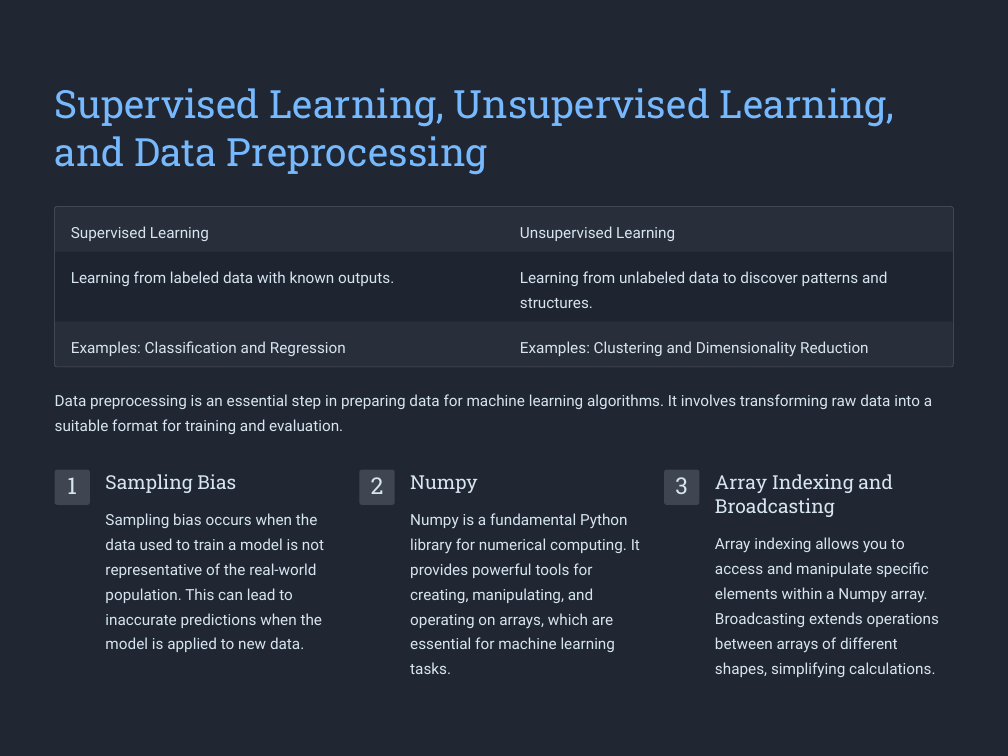
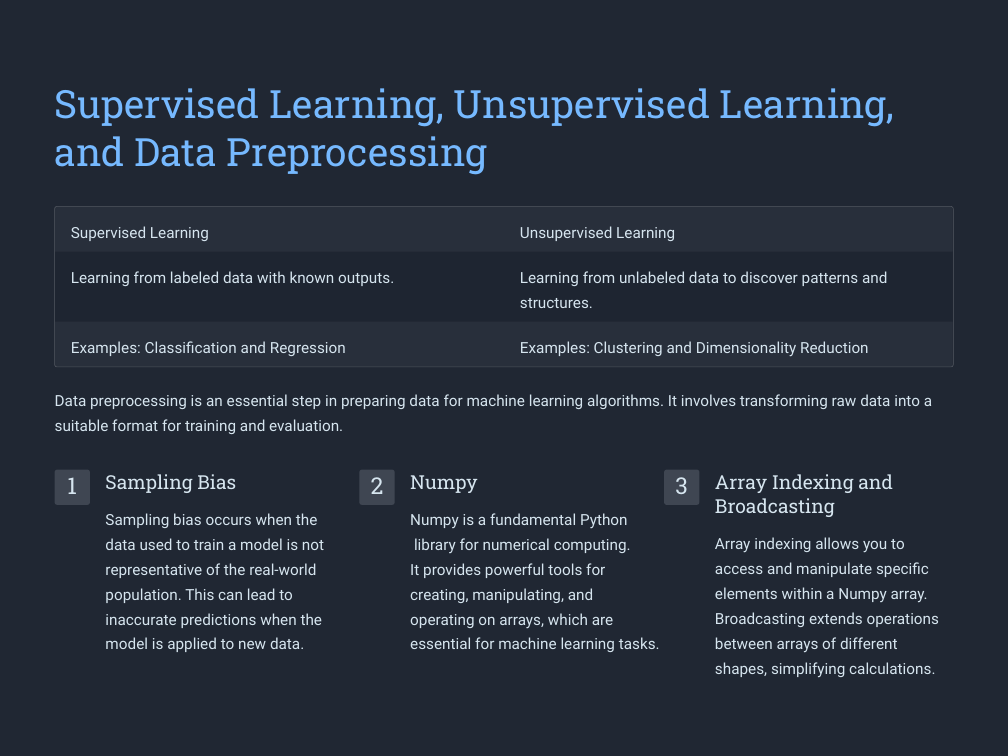
Before and after one commit to Juneory/THU_Learning, a slide deck: slide 5 of Orientaition/Navigating-the-World-of-Machine-Learning-and-Deep-Learning.pptx. Drawn at 1008x756 pixels with LibreOffice and Linux fonts; fonts in the diff are those of the drawing; background and template pictures are left out. Boxes give left, top, right and bottom in pixels: in the first picture for what was removed or moved away, otherwise in the second. Text is boxed around its words. In the diff, an @@ line names an element or a change of style, - is before the commit and + after.

```diff
--- a/Orientaition/Navigating-the-World-of-Machine-Learning-and-Deep-Learning.pptx
+++ b/Orientaition/Navigating-the-World-of-Machine-Learning-and-Deep-Learning.pptx
@@ text at <box>410,513,660,652</box>: text changed @@
-Numpy is a fundamental Python library for numerical computing. It provides powerful tools for creating, manipulating, and operating on arrays, which are essential for machine learning tasks.
+Numpy is a fundamental Python
+library for numerical computing.
+It provides powerful tools for
+creating, manipulating, and
+operating on arrays, which are
+essential for machine learning tasks.
```
Also in this commit, not shown: 6 other slides changed, 4 other files.
